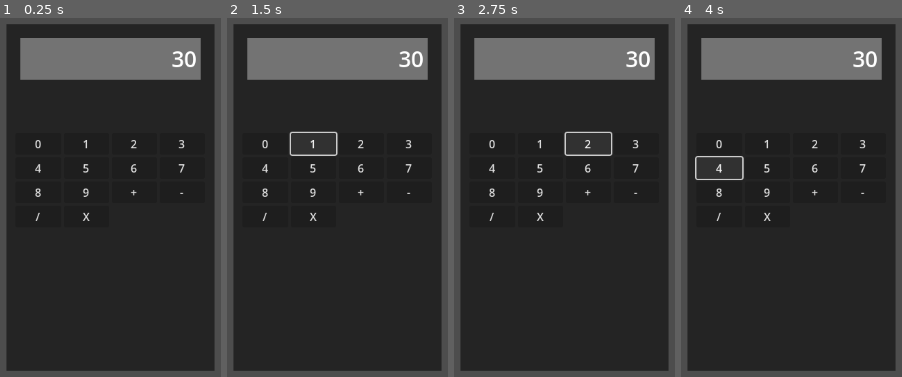
Above: before the commit, frames 1-4 (left to right).
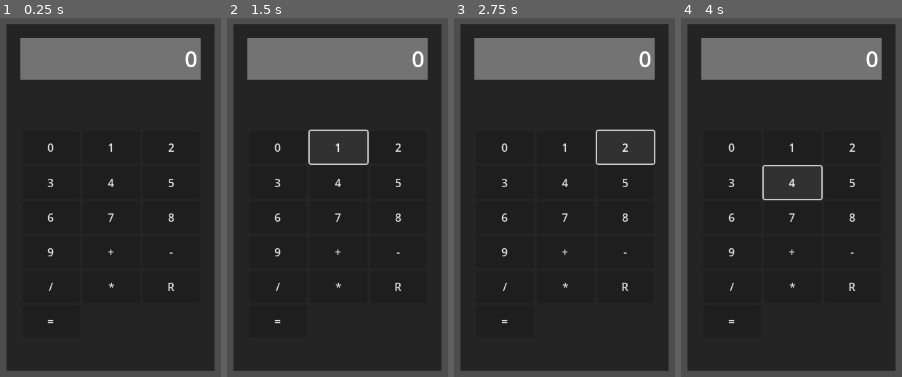
Above: after the commit, the same moments.

Repository: Yuri-Campos/gdCalculator
Game: Godot game, scene res://interface.tscn
The game is run twice, just before and just after one commit, with the same random seed, the same clock (stepped at 60 frames per second) and the same inputs. The project has no main scene, so this scene is started directly.
Inputs:
- Up to frame 1 (0.25 s): no input
- Up to frame 2 (1.5 s): click "0" at 0.5 s; click "1" at 1.25 s
- Up to frame 3 (2.75 s): click "2" at 2 s
- Up to frame 4 (4 s): click "3" at 2.75 s; click "4" at 3.5 s

The runs differ from the first frame. In frame 1, 1.3% of the frame differs, in the area x 15-90%, y 9-86%; in frame 2, 2.1%; in frame 3, 2.0%; in frame 4, 2.1%, in the area x 6-90%, y 9-86%.

Commit message:
basic implementation (VERY WIP)

Diff:
--- a/interface.gd
+++ b/interface.gd
@@ -1,3 +1,31 @@
 extends Control
 
-@onready var one: int = get.node()
+@onready var texto: Label = get_node("background/display/texto")
+#GLOBAL
+var a: int = 0
+var b: int = 0
+
+func _ready() -> void:
+	for button in get_tree().get_nodes_in_group("button"):
+		button.pressed.connect(on_button_pressed.bind(button.name))
+
+func on_button_pressed(b_name: String):
+	if b_name not in '+-d*r=':
+		if a != 0:
+			b = int(b_name)
+		else:
+			a = int(b_name)
+	elif b_name == '=':
+		texto.text = str(soma(a, b))
+
+func soma(a: int, b: int) -> int:
+	return a + b
+
+func sub(a: int, b: int) -> int:
+	return a - b
+
+func multi(a: int, b: int) -> int:
+	return a * b
+
+func div(a: int, b: int) -> float:
+	return a / b
--- a/interface.tscn
+++ b/interface.tscn
@@ -1,4 +1,6 @@
-[gd_scene load_steps=2 format=3 uid="uid://cbxmpou81rqx5"]
+[gd_scene load_steps=3 format=3 uid="uid://cbxmpou81rqx5"]
+
+[ext_resource type="Script" path="res://interface.gd" id="1_cw2ty"]
 
 [sub_resource type="LabelSettings" id="LabelSettings_2nc64"]
 font_size = 32
@@ -10,6 +12,7 @@
 anchor_bottom = 1.0
 grow_horizontal = 2
 grow_vertical = 2
+script = ExtResource("1_cw2ty")
 
 [node name="background" type="ColorRect" parent="."]
 layout_mode = 1
@@ -38,7 +41,7 @@
 grow_horizontal = 2
 color = Color(0.45098, 0.45098, 0.45098, 1)
 
-[node name="Label" type="Label" parent="background/display"]
+[node name="texto" type="Label" parent="background/display"]
 layout_mode = 1
 anchors_preset = 15
 anchor_right = 1.0
@@ -47,7 +50,7 @@
 offset_right = -5.0
 grow_horizontal = 2
 grow_vertical = 2
-text = "30"
+text = "0"
 label_settings = SubResource("LabelSettings_2nc64")
 horizontal_alignment = 2
 vertical_alignment = 1
@@ -57,70 +60,106 @@
 anchors_preset = 15
 anchor_right = 1.0
 anchor_bottom = 1.0
-offset_left = 13.0
-offset_top = 157.0
-offset_right = -14.0
-offset_bottom = -8.0
+offset_left = 23.0
+offset_top = 154.0
+offset_right = -21.0
+offset_bottom = -48.0
 grow_horizontal = 2
 grow_vertical = 2
-columns = 4
+columns = 3
 
-[node name="0" type="Button" parent="background/Container"]
+[node name="0" type="Button" parent="background/Container" groups=["button"]]
 layout_mode = 2
 size_flags_horizontal = 3
+size_flags_vertical = 3
 text = "0"
 
-[node name="1" type="Button" parent="background/Container"]
+[node name="1" type="Button" parent="background/Container" groups=["button"]]
 layout_mode = 2
 size_flags_horizontal = 3
+size_flags_vertical = 3
 text = "1"
 
-[node name="2" type="Button" parent="background/Container"]
+[node name="2" type="Button" parent="background/Container" groups=["button"]]
 layout_mode = 2
 size_flags_horizontal = 3
+size_flags_vertical = 3
 text = "2"
 
-[node name="3" type="Button" parent="background/Container"]
+[node name="3" type="Button" parent="background/Container" groups=["button"]]
 layout_mode = 2
 size_flags_horizontal = 3
+size_flags_vertical = 3
 text = "3"
 
-[node name="4" type="Button" parent="background/Container"]
+[node name="4" type="Button" parent="background/Container" groups=["button"]]
 layout_mode = 2
+size_flags_horizontal = 3
+size_flags_vertical = 3
 text = "4"
 
-[node name="5" type="Button" parent="background/Container"]
+[node name="5" type="Button" parent="background/Container" groups=["button"]]
 layout_mode = 2
+size_flags_horizontal = 3
+size_flags_vertical = 3
 text = "5"
 
-[node name="6" type="Button" parent="background/Container"]
+[node name="6" type="Button" parent="background/Container" groups=["button"]]
 layout_mode = 2
+size_flags_horizontal = 3
+size_flags_vertical = 3
 text = "6"
 
-[node name="7" type="Button" parent="background/Container"]
+[node name="7" type="Button" parent="background/Container" groups=["button"]]
 layout_mode = 2
+size_flags_horizontal = 3
+size_flags_vertical = 3
 text = "7"
 
-[node name="8" type="Button" parent="background/Container"]
+[node name="8" type="Button" parent="background/Container" groups=["button"]]
 layout_mode = 2
+size_flags_horizontal = 3
+size_flags_vertical = 3
 text = "8"
 
-[node name="9" type="Button" parent="background/Container"]
+[node name="9" type="Button" parent="background/Container" groups=["button"]]
 layout_mode = 2
+size_flags_horizontal = 3
+size_flags_vertical = 3
 text = "9"
 
-[node name="+" type="Button" parent="background/Container"]
+[node name="+" type="Button" parent="background/Container" groups=["button"]]
 layout_mode = 2
+size_flags_horizontal = 3
+size_flags_vertical = 3
 text = "+"
 
-[node name="-" type="Button" parent="background/Container"]
+[node name="-" type="Button" parent="background/Container" groups=["button"]]
 layout_mode = 2
+size_flags_horizontal = 3
+size_flags_vertical = 3
 text = "-"
 
-[node name="div" type="Button" parent="background/Container"]
+[node name="d" type="Button" parent="background/Container" groups=["button"]]
 layout_mode = 2
+size_flags_horizontal = 3
+size_flags_vertical = 3
 text = "/"
 
-[node name="x" type="Button" parent="background/Container"]
+[node name="*" type="Button" parent="background/Container" groups=["button"]]
 layout_mode = 2
-text = "X"
+size_flags_horizontal = 3
+size_flags_vertical = 3
+text = "*"
+
+[node name="r" type="Button" parent="background/Container" groups=["button"]]
+layout_mode = 2
+size_flags_horizontal = 3
+size_flags_vertical = 3
+text = "R"
+
+[node name="=" type="Button" parent="background/Container" groups=["button"]]
+layout_mode = 2
+size_flags_horizontal = 3
+size_flags_vertical = 3
+text = "="
